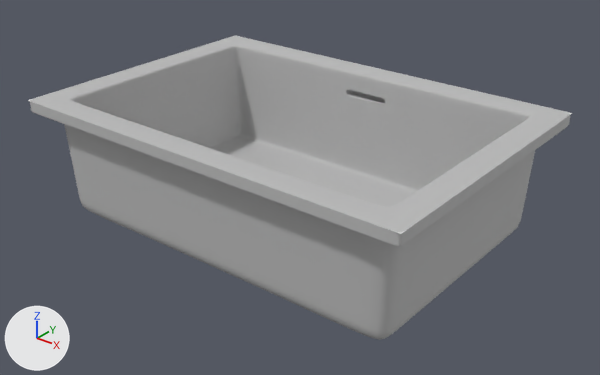
Two versions of the glTF model public/models-new/SR-15.glb, one commit apart.
Camera for both pictures: a camera (50 mm lens) standing at (0.507, -0.625, 0.382) and looking at (0.006, 0.001, -0.006). The axes (+X, +Y, +Z) are drawn at lower left. The lights are the same throughout. The first picture is the older version. Where no turn or scale is listed for an object, it has been applied to the vertices.

Names of what the first picture shows: 'Sink'.
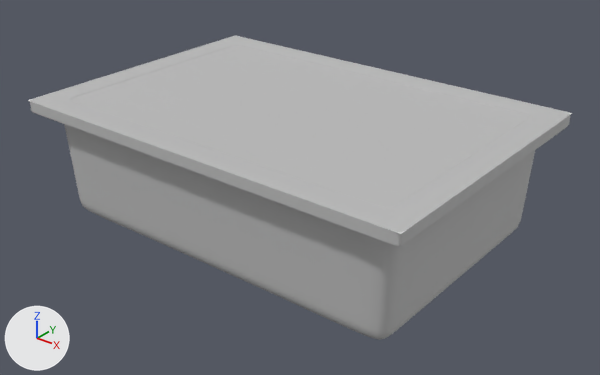
Changed parts and their boxes (x1, y1, x2, y2) in the pictures (600 x 375 px):
'dimension', added
    after: (72, 46, 530, 207)

What changed in the scene script:
```text
Add me_mesh_002:
    me_mesh_002.from_pydata(...)  # 64 vertices, 62 faces; spans x -0.201..0.201, y -0.215..0.047, z 0.167..0.168
    me_mesh_002.materials.append(mat_sink)
Add ob_dimension:
    ob_dimension = bpy.data.objects.new('dimension', me_mesh_002)
    ob_dimension.location = (0.0, 0.084, -0.0842)
```
